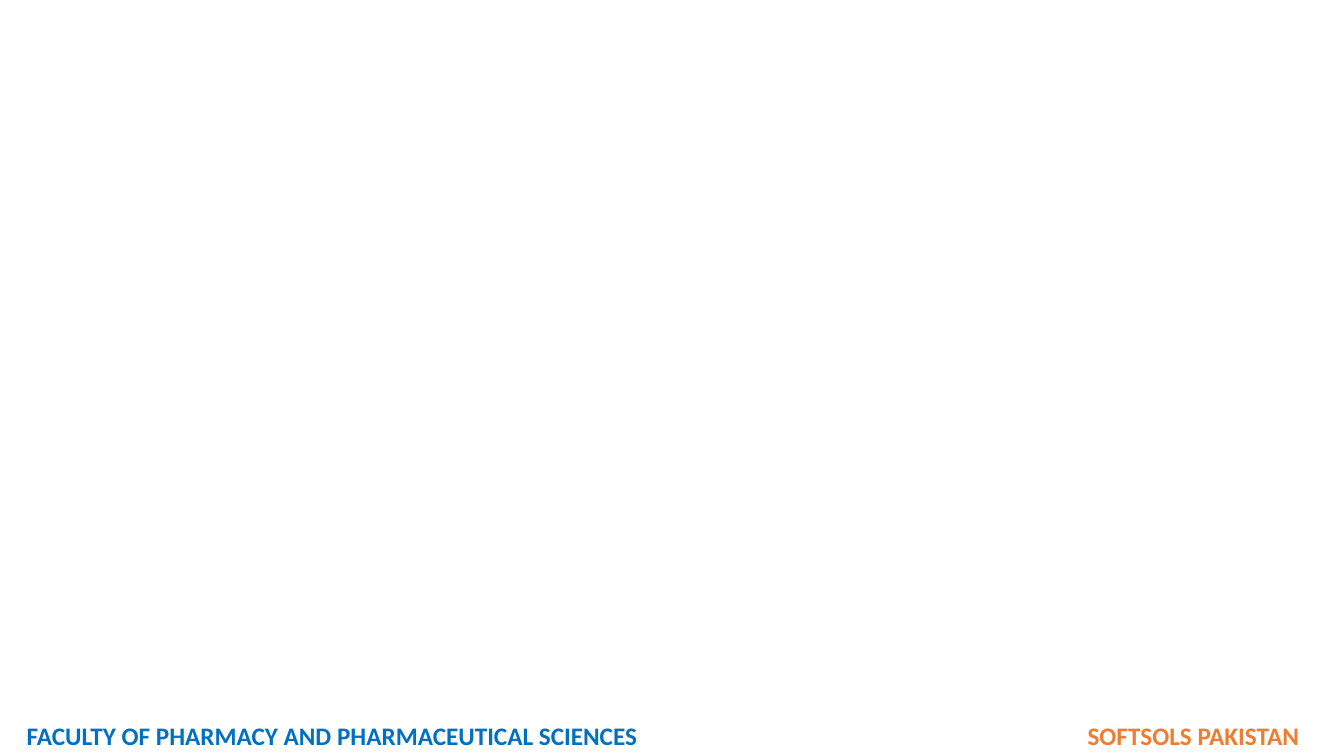
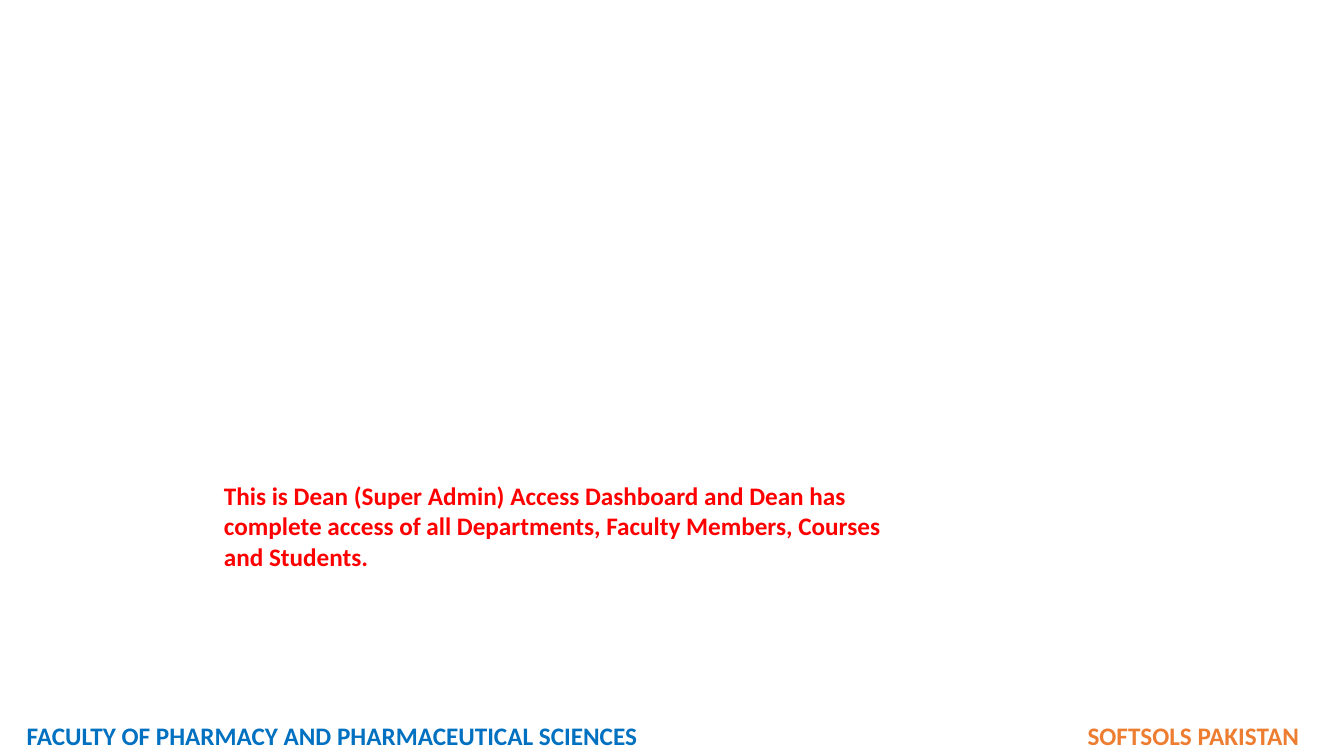
Before and after one commit to softsolspk1/fop, a slide deck: slide 4 of SUPER ADMIN ROLE - DEAN ROLE.pptx. Drawn at 1344x756 pixels with LibreOffice and Linux fonts; fonts in the diff are those of the drawing; background and template pictures are left out. Boxes give left, top, right and bottom in pixels: in the first picture for what was removed or moved away, otherwise in the second. Text is boxed around its words. In the diff, an @@ line names an element or a change of style, - is before the commit and + after.

```diff
--- a/SUPER ADMIN ROLE - DEAN ROLE.pptx
+++ b/SUPER ADMIN ROLE - DEAN ROLE.pptx
@@ text added at [224, 486, 880, 567], 18 pt, text #FF0000, bold @@
+This is Dean (Super Admin) Access Dashboard and Dean has complete access of all Departments, Faculty Members, Courses and Students.
```
Also in this commit, not shown: 3 other files.
